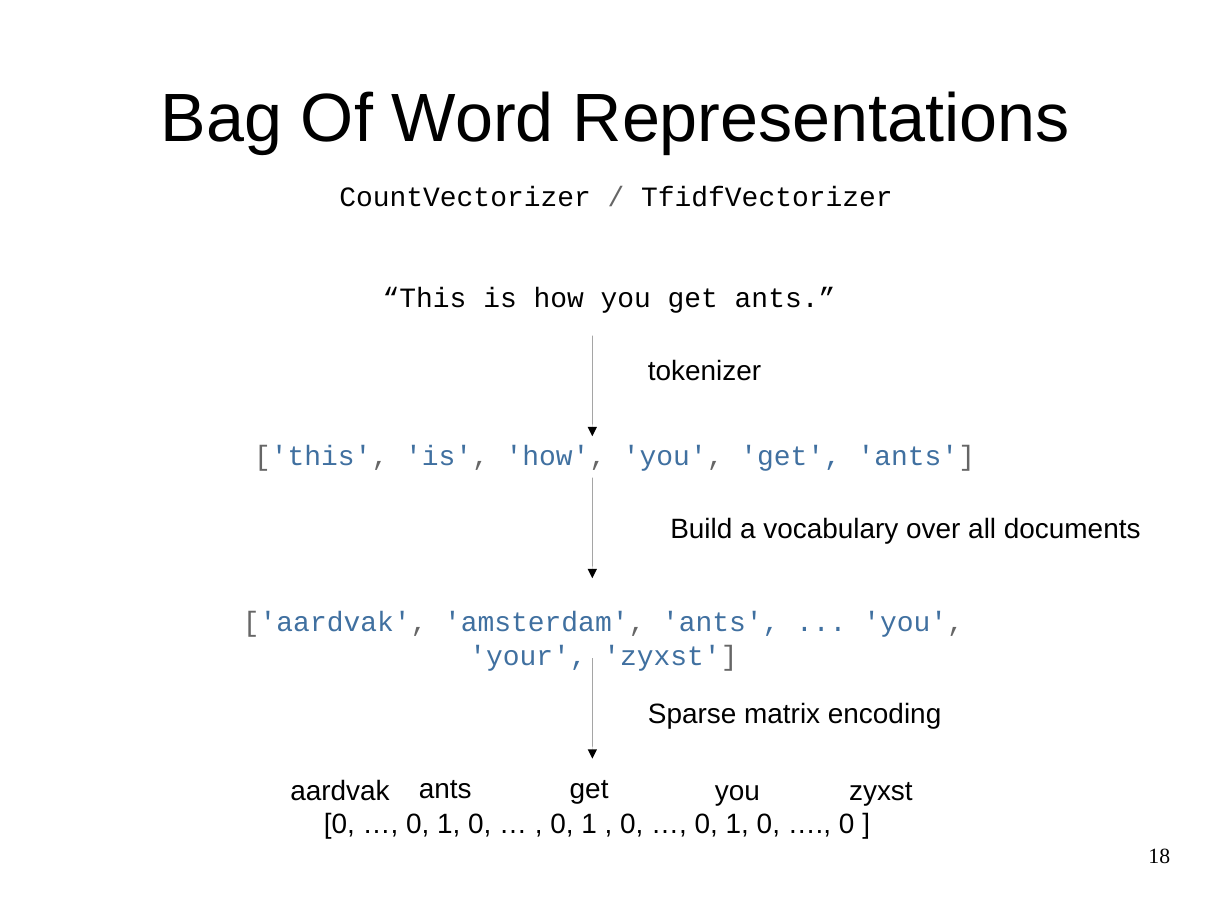
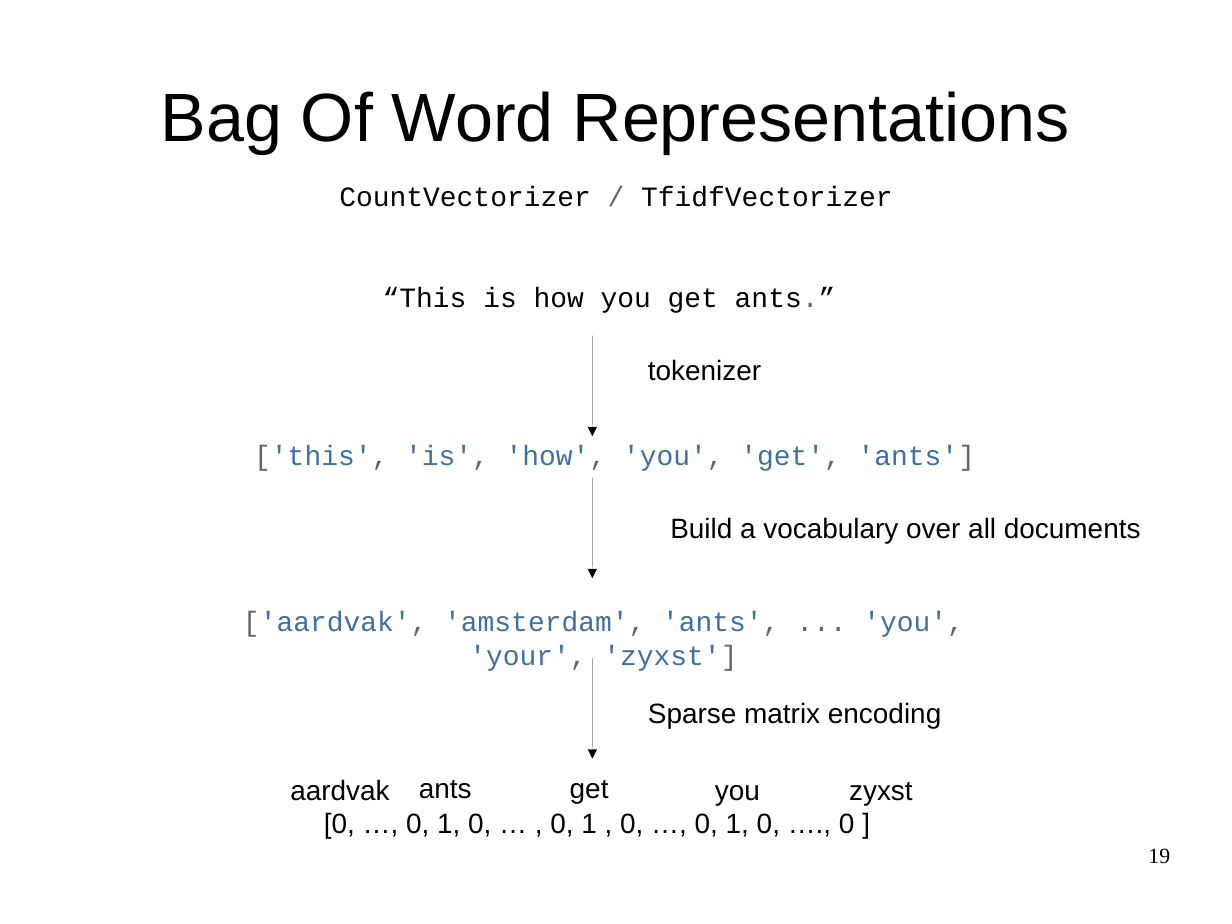
Before and after one commit to amueller/talks_odt, a slide deck: slide 19 of machine-learning-with-scikit-learn - pydata strata nyc 2015 - 45 minutes.odp (slide 18 before the commit). Drawn at 1232x924 pixels with LibreOffice and Linux fonts; fonts in the diff are those of the drawing. Boxes give left, top, right and bottom in pixels: in the first picture for what was removed or moved away, otherwise in the second. Text is boxed around its words. In the diff, an @@ line names an element or a change of style, - is before the commit and + after.

```diff
--- a/machine-learning-with-scikit-learn - pydata strata nyc 2015 - 45 minutes.odp
+++ b/machine-learning-with-scikit-learn - pydata strata nyc 2015 - 45 minutes.odp
@@ text "“This is how you get ..." at [383, 287, 836, 313]: text colour #000000 to #666666 in "ants.”" @@
@@ text "['this', 'is', 'how', 'you', 'get', ..." at [254, 446, 975, 471]: text colour #4070A0 to #666666 in "'get'," @@
@@ text "['aardvak', 'amsterdam', 'ants', ... 'you', ..." at [243, 611, 964, 671]: text colour #4070A0 to #666666 in "'ants', ... 'your'," @@
@@ page number at [1148, 848, 1170, 864]: text changed @@
-18
+19
```
Also in this commit, not shown: 7 other slides changed, 3 slides added, 2 slides removed.
